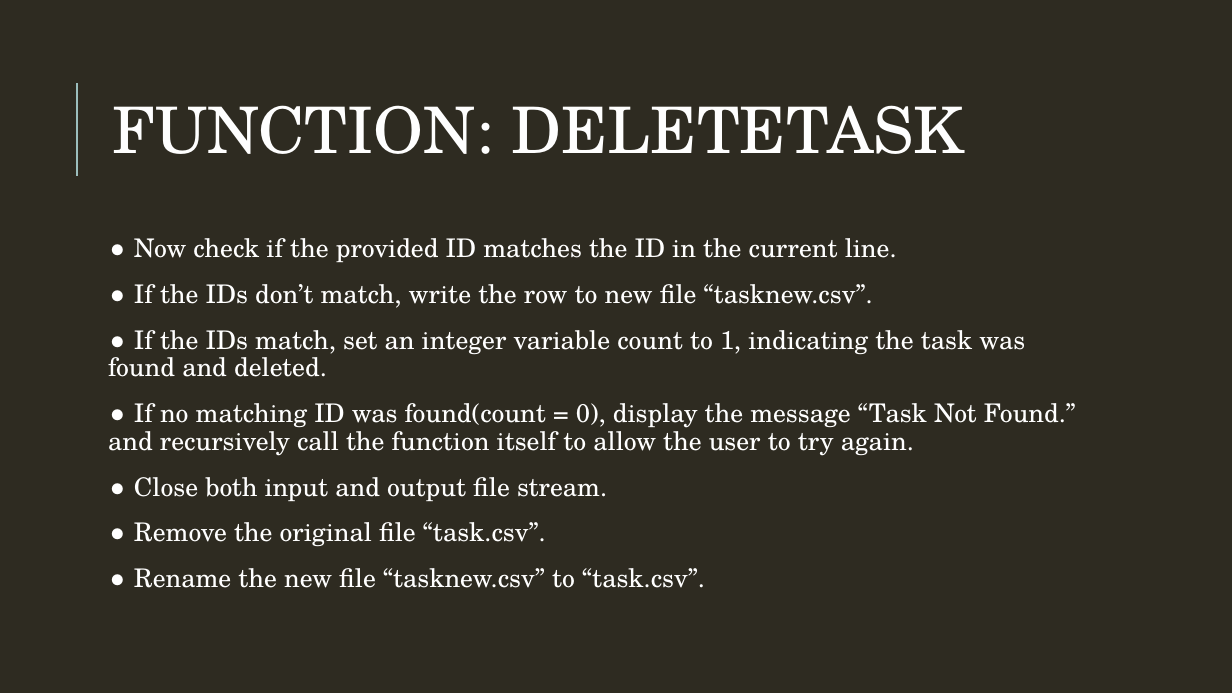
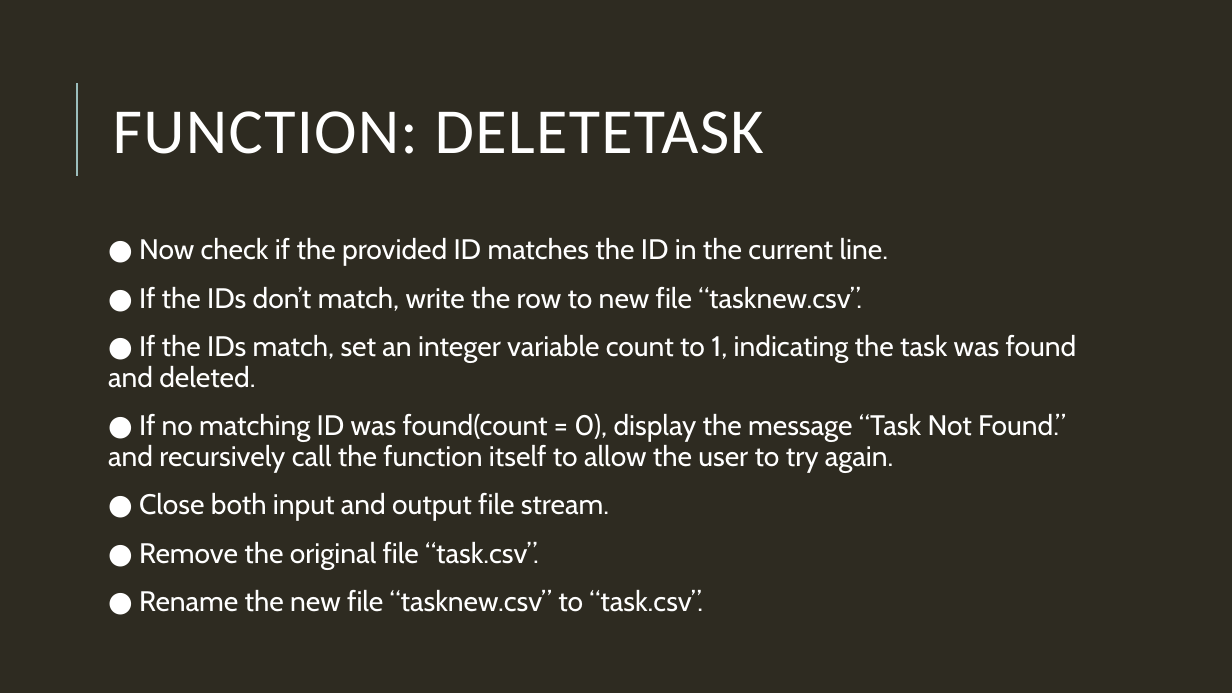
Before and after one commit to Yaksh1311/Capstone, a slide deck: slide 14 of Presentation.pptx. Drawn at 1232x693 pixels with LibreOffice and Linux fonts; fonts in the diff are those of the drawing. Boxes give left, top, right and bottom in pixels: in the first picture for what was removed or moved away, otherwise in the second. Text is boxed around its words. In the diff, an @@ line names an element or a change of style, - is before the commit and + after.

```diff
--- a/Presentation.pptx
+++ b/Presentation.pptx
@@ title "FUNCTION: DELETETASK" at (113, 111, 764, 154): font TeX Gyre Schola to Calibri, text colour #FEFEFE to #FFFFFF, letter spacing 0 to 1 pt @@
@@ text "● Now check if the ..." at (108, 238, 1077, 612): size 20 to 22 pt, font TeX Gyre Schola to Cabin; more space between paragraphs @@
```
Also in this commit, not shown: 20 other slides changed, 4 other files.
